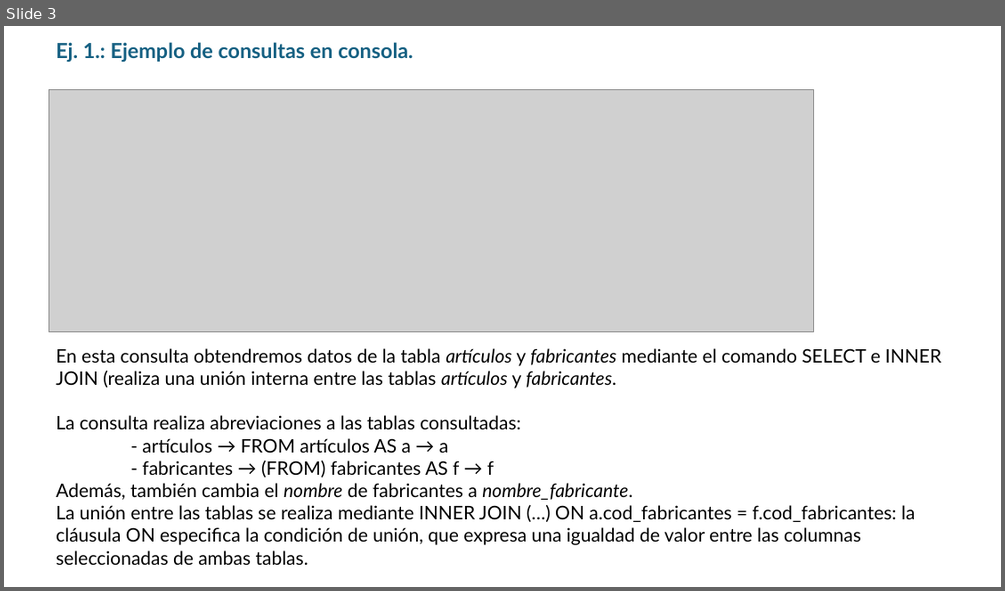
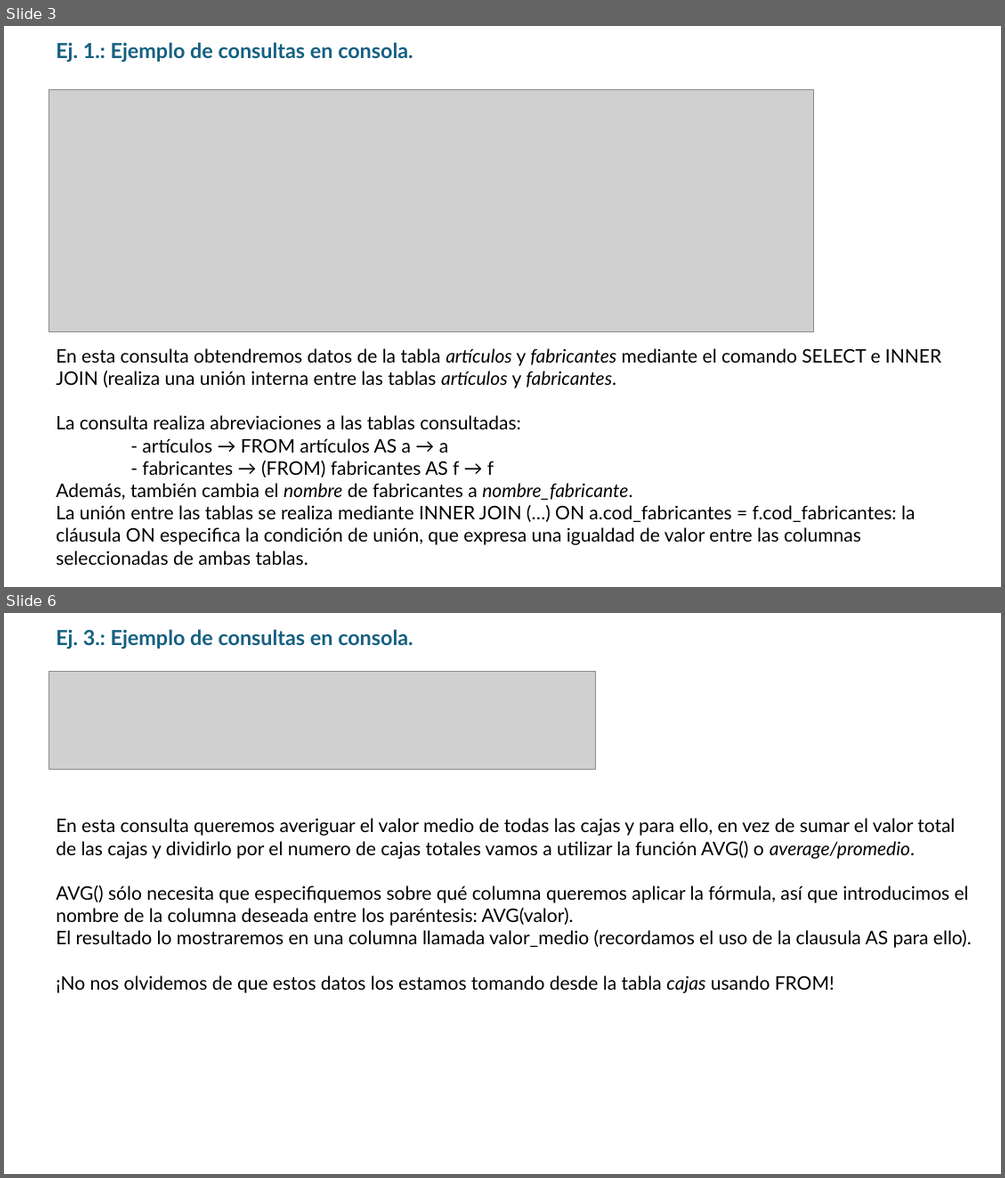
Before and after one commit to AchillesD9-Alex/-2024-Java-Angular-Bootcamp, a slide deck: [JAVA]/C3/TA16/ta16.pptx. Shown one above the other, each under a label of ours: slide 3 before the commit, slides 3 and 6 after it; the slides between them are not shown. The pictures are 1005x591 and 1005x1178 pixels, drawn with LibreOffice and Linux fonts; fonts in the diff are those of the drawing; grey boxes stand for pictures. Boxes give left, top, right and bottom in pixels: in the first picture for what was removed or moved away, otherwise in the second. Text is boxed around its words. In the diff, an @@ line names an element or a change of style, - is before the commit and + after.

Commit message:
entrega 16 + inicio grupal

```diff
--- a/[JAVA]/C3/TA16/ta16.pptx
+++ b/[JAVA]/C3/TA16/ta16.pptx
@@ slide 6 added at [4,613,1001,1174], background #FFFFFF @@
@@ text added at [56,629,413,649], 20 pt, text #156082, bold @@
+Ej. 3.: Ejemplo de consultas en consola.
@@ picture added at [48,672,596,770] @@
@@ text added at [56,818,971,993], 18 pt, text #000000 @@
+En esta consulta queremos averiguar el valor medio de todas las cajas y para ello, en vez de sumar el valor total de las cajas y dividirlo por el numero de cajas totales vamos a utilizar la función AVG() o average/promedio.
+AVG() sólo necesita que especifiquemos sobre qué columna queremos aplicar la fórmula, así que introducimos el nombre de la columna deseada entre los paréntesis: AVG(valor).
+El resultado lo mostraremos en una columna llamada valor_medio (recordamos el uso de la clausula AS para ello).
+¡No nos olvidemos de que estos datos los estamos tomando desde la tabla cajas usando FROM!
```
Also in this commit, not shown: 5 other slides added, 4 other files.
